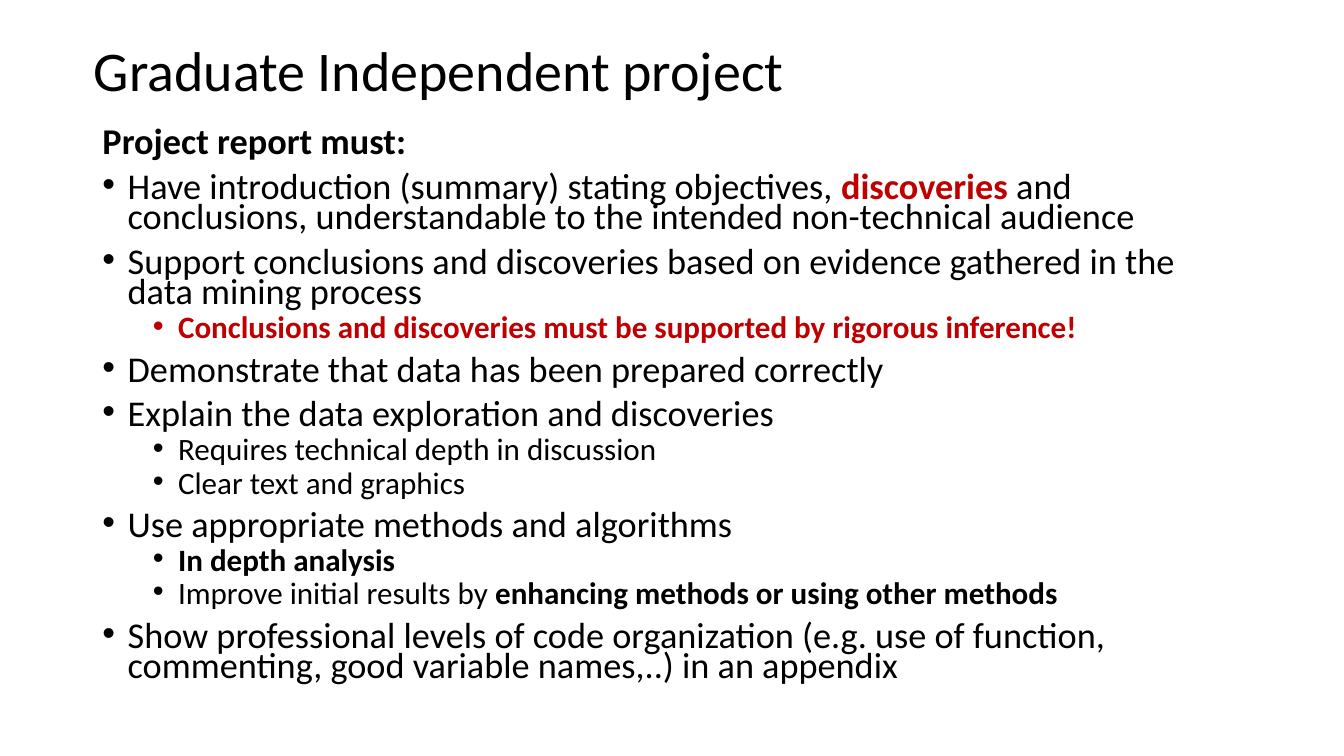
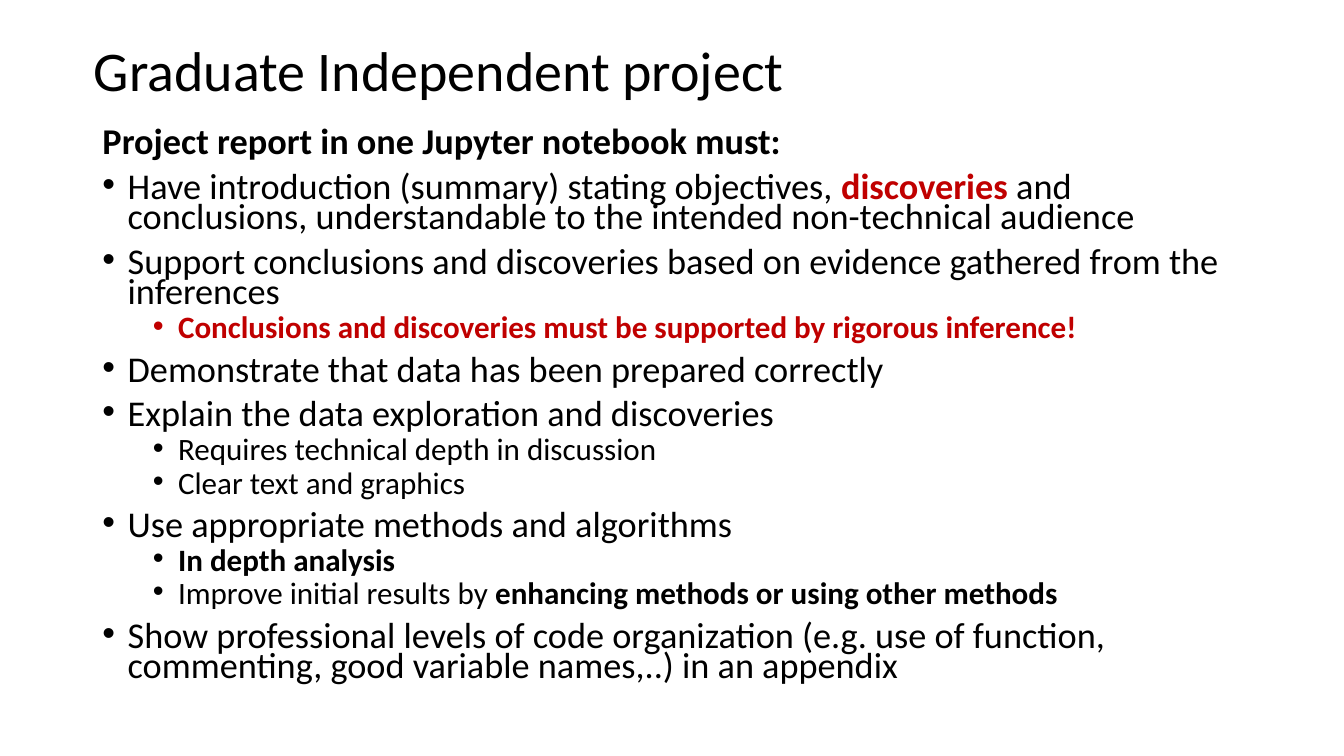
Before and after one commit to StephenElston/CSCI-E-83, a slide deck: slide 6 of SupplementaryMaterials/GraduateIndependentProject.pptx. Drawn at 1344x756 pixels with LibreOffice and Linux fonts; fonts in the diff are those of the drawing. Boxes give left, top, right and bottom in pixels: in the first picture for what was removed or moved away, otherwise in the second. Text is boxed around its words. In the diff, an @@ line names an element or a change of style, - is before the commit and + after.

```diff
--- a/SupplementaryMaterials/GraduateIndependentProject.pptx
+++ b/SupplementaryMaterials/GraduateIndependentProject.pptx
@@ text at [102, 128, 781, 160]: text changed @@
-Project report must:
+Project report in one Jupyter notebook must:
@@ text at [128, 248, 1218, 305]: text changed @@
-• Support conclusions and discoveries based on evidence gathered in the data mining process
+• Support conclusions and discoveries based on evidence gathered from the inferences
```
Also in this commit, not shown: 3 other slides changed.
